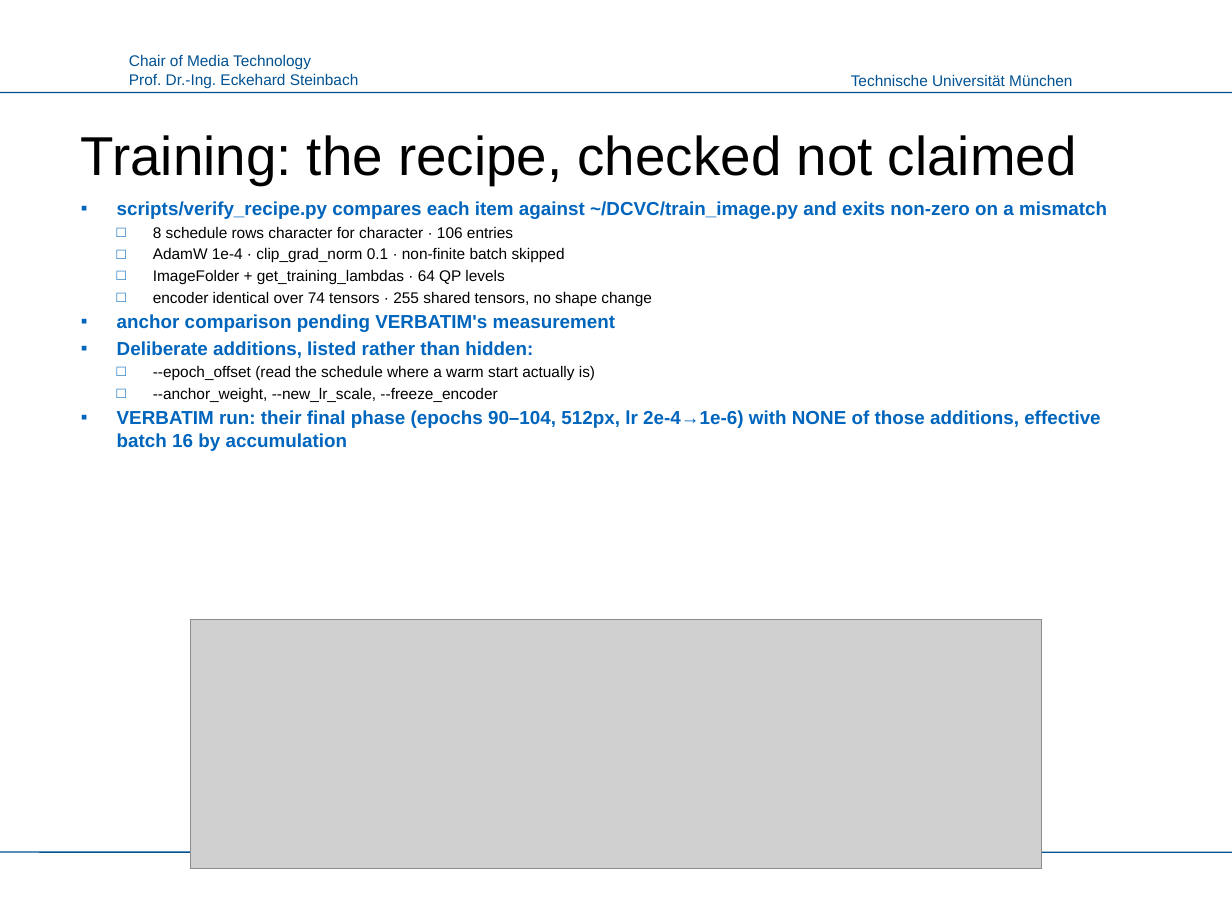
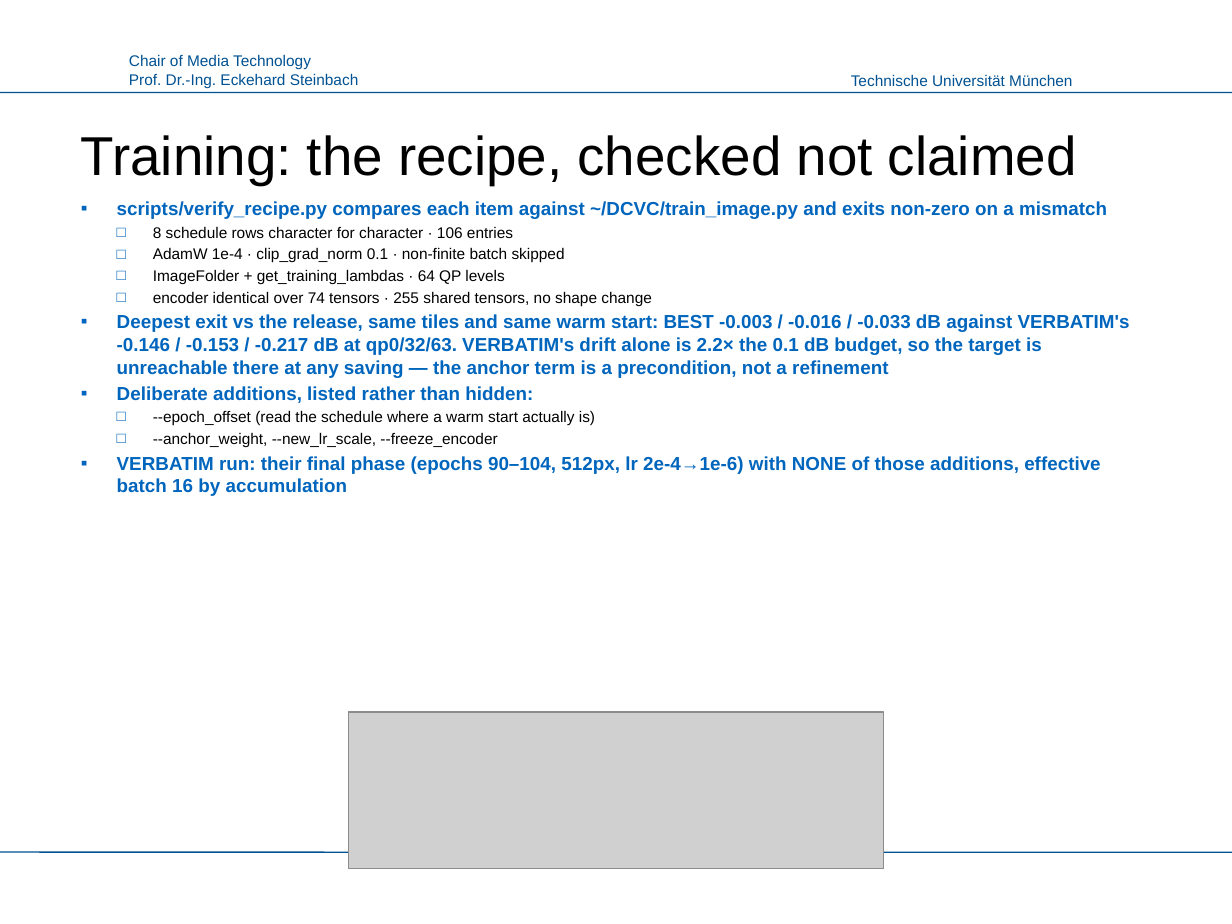
Before and after one commit to canerim/FLEX-FLOP, a slide deck: slide 5 of paper/FLEX-UF_LMT.pptx. Drawn at 1232x924 pixels with LibreOffice and Linux fonts; fonts in the diff are those of the drawing; grey boxes stand for pictures; background and template pictures are left out. Boxes give left, top, right and bottom in pixels: in the first picture for what was removed or moved away, otherwise in the second. Text is boxed around its words. In the diff, an @@ line names an element or a change of style, - is before the commit and + after.

```diff
--- a/paper/FLEX-UF_LMT.pptx
+++ b/paper/FLEX-UF_LMT.pptx
@@ text at (117,314,1130,378): text changed @@
-▪ anchor comparison pending VERBATIM's measurement
+▪ Deepest exit vs the release, same tiles and same warm start: BEST -0.003 / -0.016 / -0.033 dB against VERBATIM's -0.146 / -0.153 / -0.217 dB at qp0/32/63. VERBATIM's drift alone is 2.2× the 0.1 dB budget, so the target is unreachable there at any saving — the anchor term is a precondition, not a refinement
@@ picture: place and size @@
-picture at (190,620,1041,869)
+picture at (349,712,883,869)
```
Also in this commit, not shown: 2 other files.
